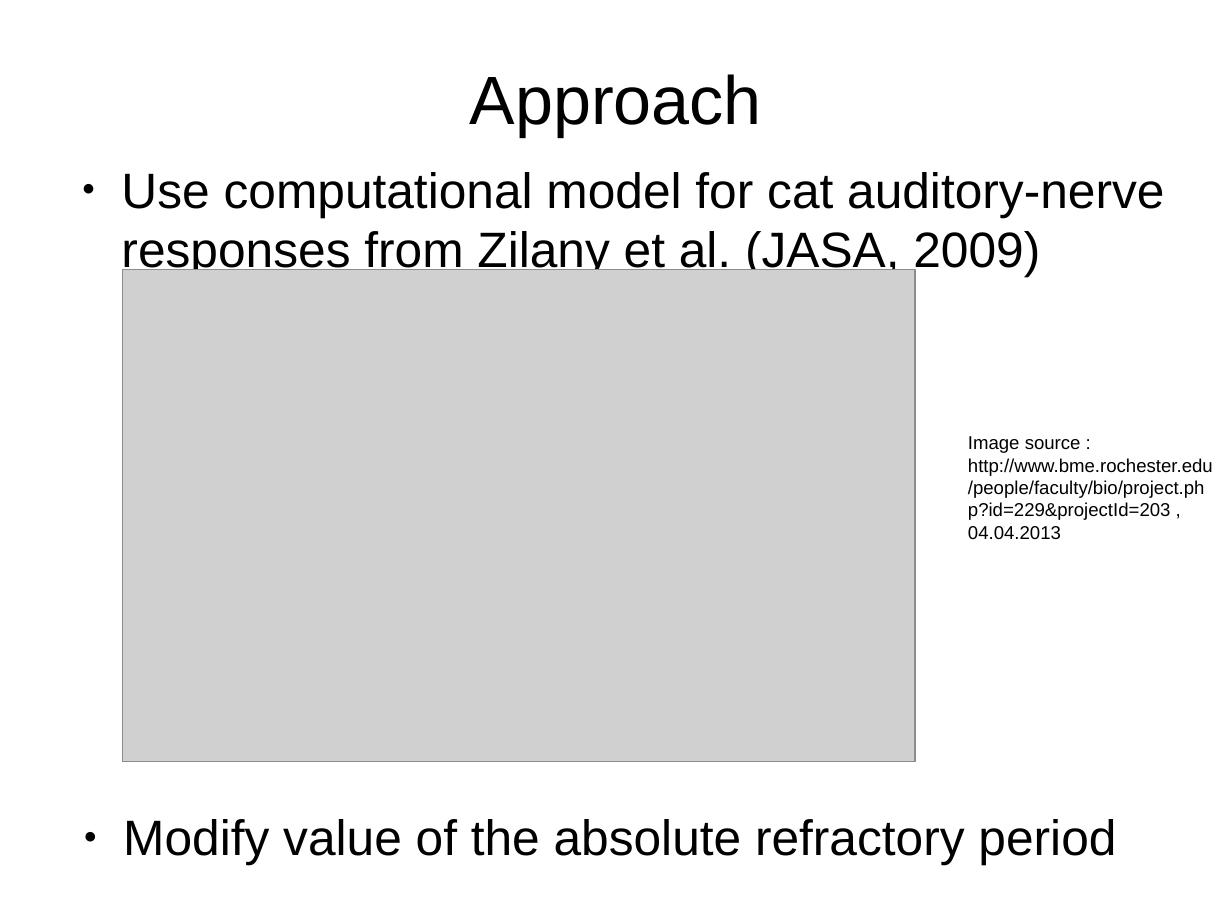
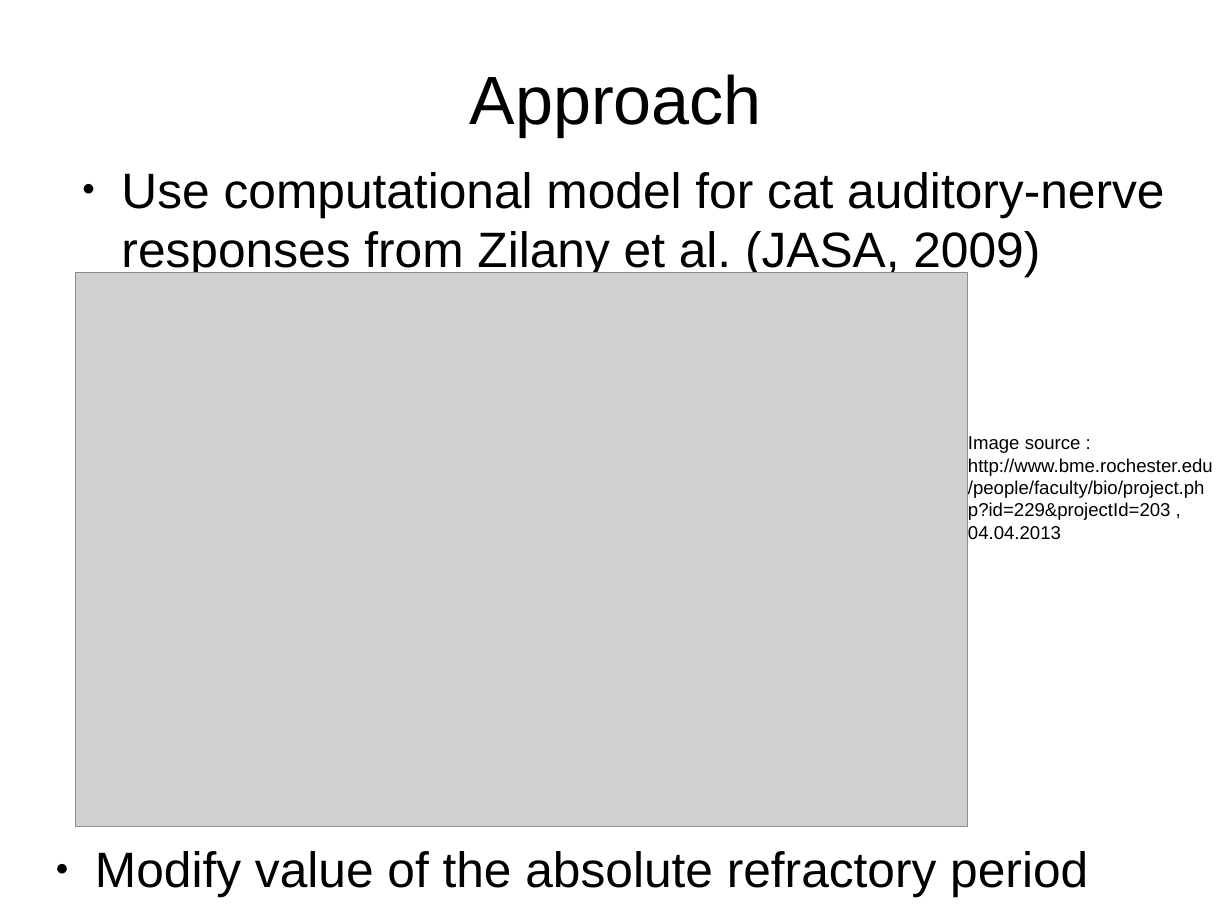
Before and after one commit to MaelleC/auditory-things, a slide deck: slide 7 of presentation/pres1.odp. Drawn at 1232x924 pixels with LibreOffice and Linux fonts; fonts in the diff are those of the drawing; grey boxes stand for pictures. Boxes give left, top, right and bottom in pixels: in the first picture for what was removed or moved away, otherwise in the second. Text is boxed around its words. In the diff, an @@ line names an element or a change of style, - is before the commit and + after.

```diff
--- a/presentation/pres1.odp
+++ b/presentation/pres1.odp
@@ picture: place and size @@
-picture at (123,269,916,761)
+picture at (76,273,969,827)
@@ text "Modify value of the absolute ...": place and size @@
-text "Modify value of the absolute ..." at (123,819,1116,865)
+text "Modify value of the absolute ..." at (95,851,1088,896)
```
Also in this commit, not shown: 3 other slides changed, 1 slide added, 5 other files.
